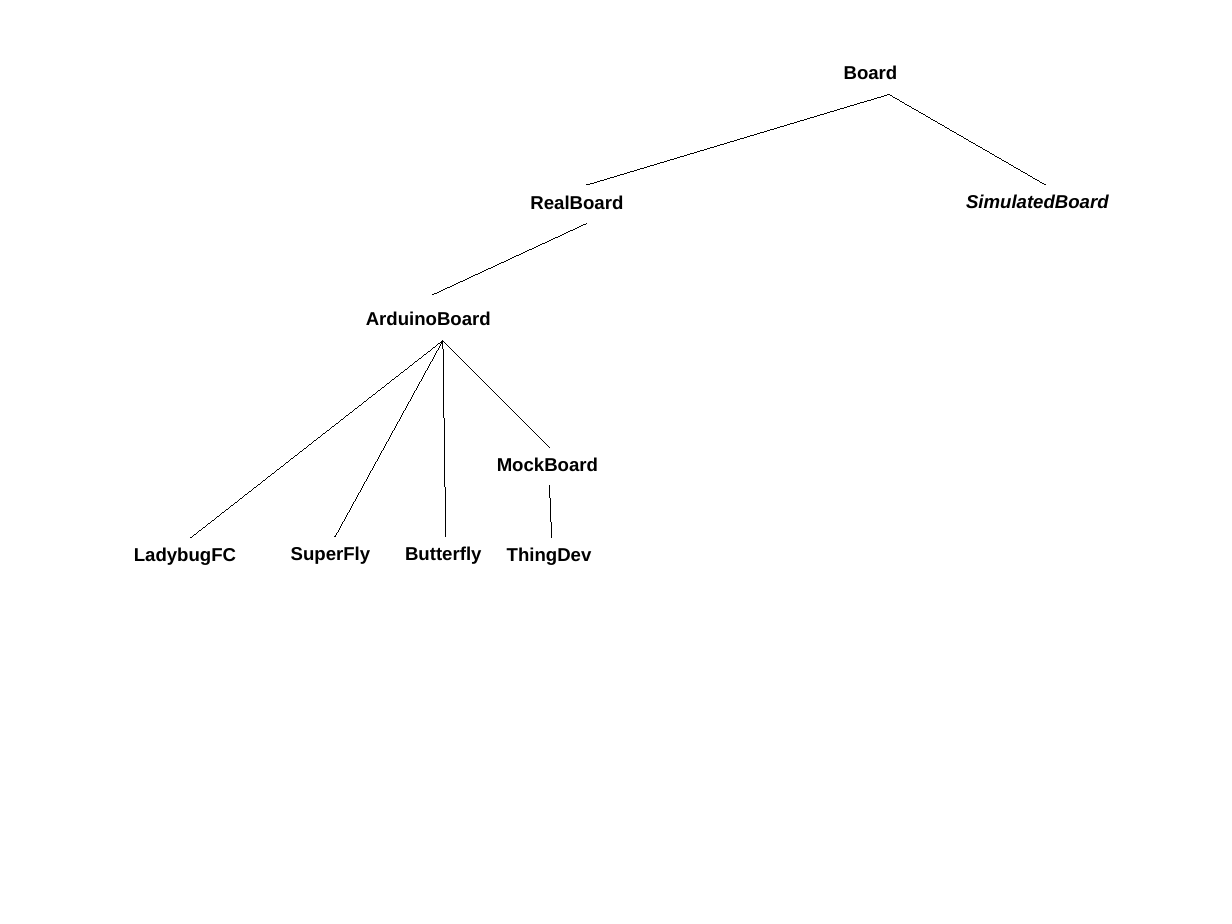
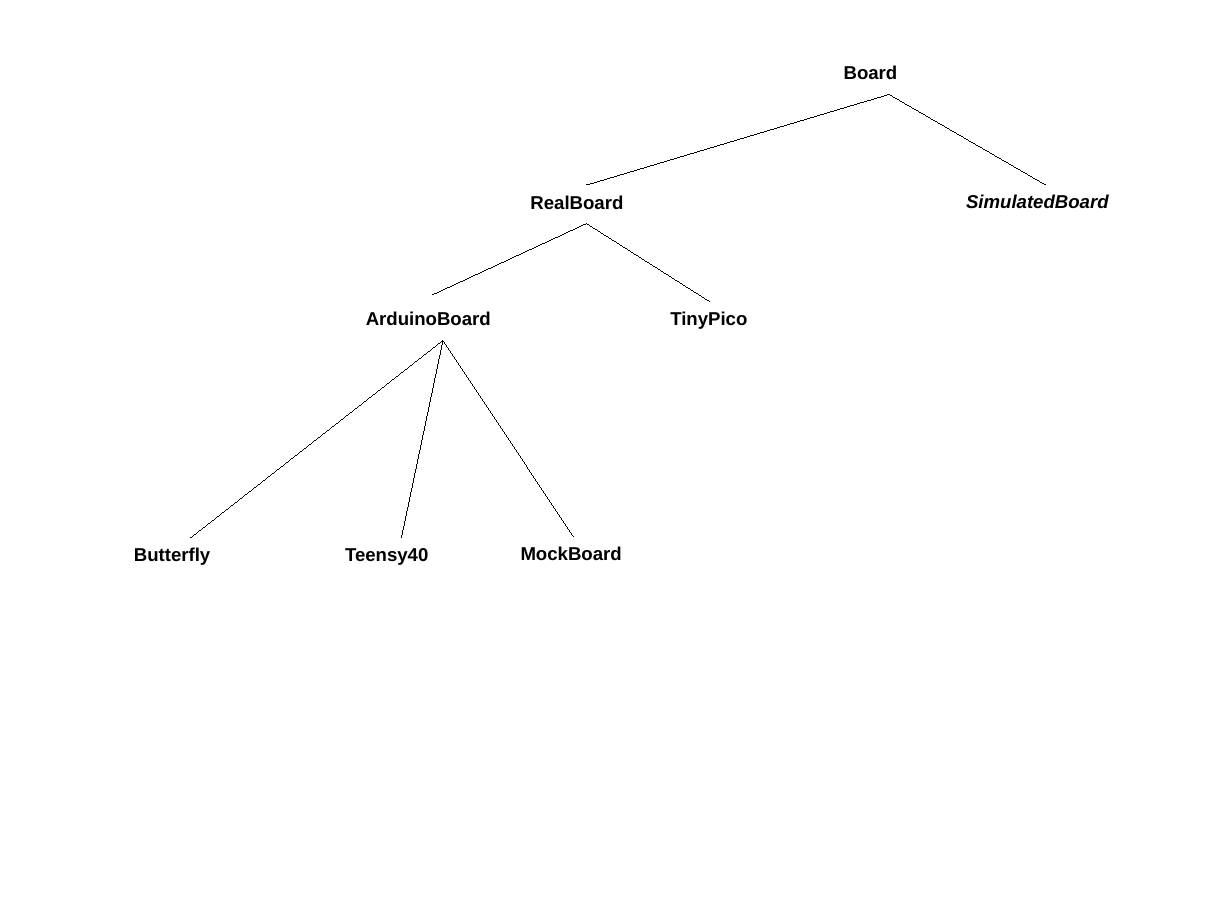
Before and after one commit to simondlevy/RoboFirmwareToolkit, a slide deck: slide 1 of extras/media/boards.odp. Drawn at 1232x924 pixels with LibreOffice and Linux fonts; fonts in the diff are those of the drawing. Boxes give left, top, right and bottom in pixels: in the first picture for what was removed or moved away, otherwise in the second. Text is boxed around its words. In the diff, an @@ line names an element or a change of style, - is before the commit and + after.

Commit message:
Added Boards diagram

```diff
--- a/extras/media/boards.odp
+++ b/extras/media/boards.odp
@@ line added from (587, 224) to (710, 302), #000000 0 pt @@
@@ text added at bbox=[670, 311, 747, 329], 12 pt, text #000000, bold @@
+TinyPico
@@ line moved from (443, 340) - (446, 537) to (443, 340) - (401, 538) @@
@@ line moved from (443, 340) - (335, 537) to (443, 340) - (574, 537) @@
@@ line removed from (443, 340) to (550, 447) @@
@@ line removed from (550, 485) to (552, 538) @@
@@ text "Butterfly": place and size @@
-text "Butterfly" at bbox=[405, 546, 481, 564]
+text "Butterfly" at bbox=[134, 547, 210, 565]
@@ text "MockBoard": place and size @@
-text "MockBoard" at bbox=[497, 457, 598, 472]
+text "MockBoard" at bbox=[521, 546, 622, 561]
@@ text removed at bbox=[134, 547, 236, 565] @@
-LadybugFC
@@ text removed at bbox=[291, 546, 371, 564] @@
-SuperFly
@@ text added at bbox=[345, 548, 428, 565], 12 pt, text #000000, bold @@
+Teensy40
@@ text removed at bbox=[507, 547, 592, 565] @@
-ThingDev
```
Also in this commit, not shown: 3 other files.
